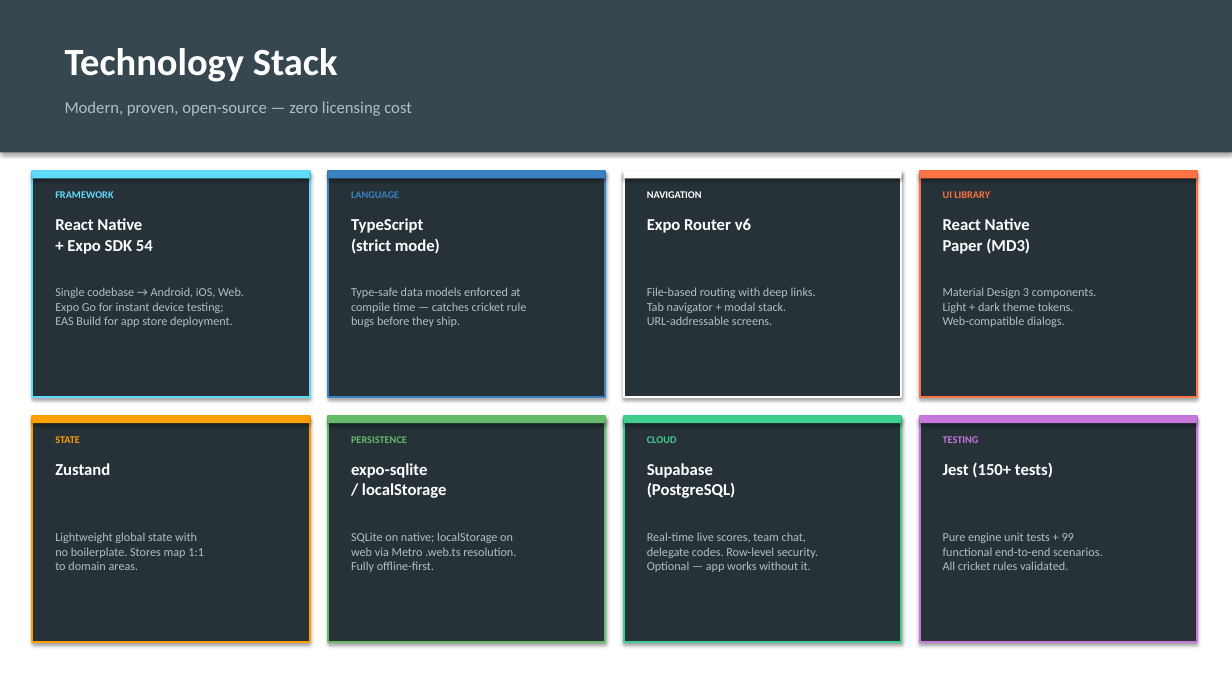
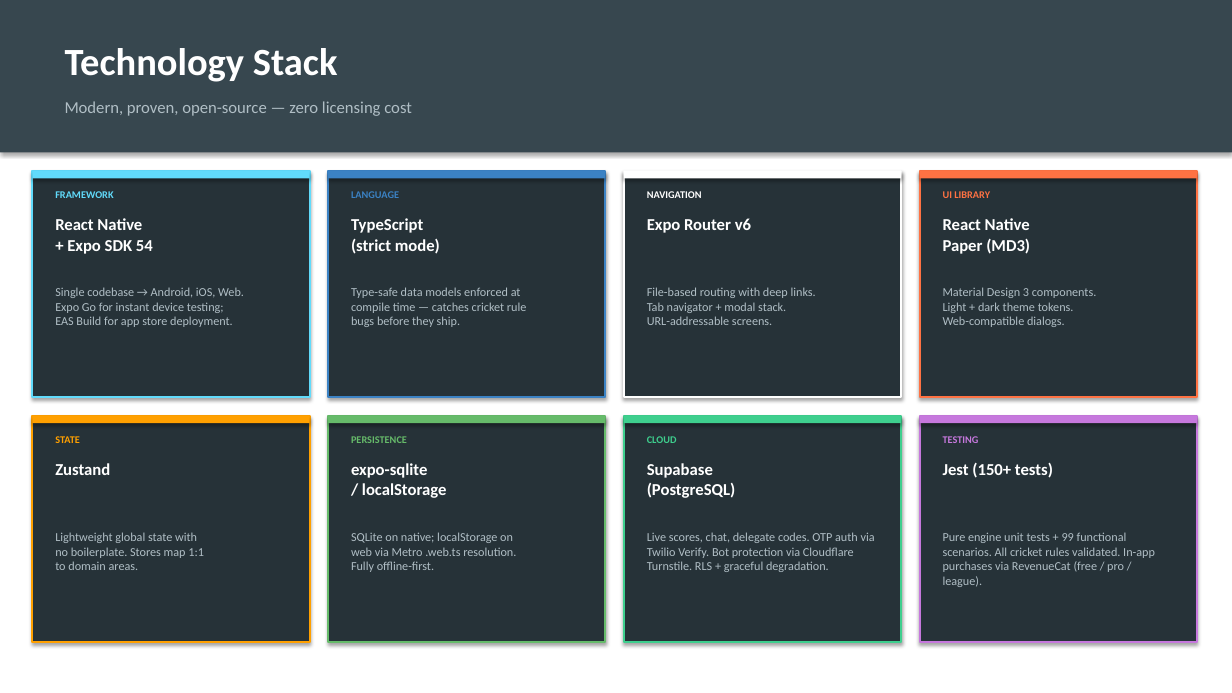
Before and after one commit to mrkalakota-repo/CricketScoringPro, a slide deck: slide 4 of docs/GullyCricketScorer_Executive.pptx. Drawn at 1232x693 pixels with LibreOffice and Linux fonts; fonts in the diff are those of the drawing. Boxes give left, top, right and bottom in pixels: in the first picture for what was removed or moved away, otherwise in the second. Text is boxed around its words. In the diff, an @@ line names an element or a change of style, - is before the commit and + after.

```diff
--- a/docs/GullyCricketScorer_Executive.pptx
+++ b/docs/GullyCricketScorer_Executive.pptx
@@ text at <box>647,532,875,572</box>: text changed @@
-Real-time live scores, team chat,
-delegate codes. Row-level security.
-Optional — app works without it.
+Live scores, chat, delegate codes. OTP auth via Twilio Verify. Bot protection via Cloudflare Turnstile. RLS + graceful degradation.
@@ text at <box>943,532,1155,587</box>: text changed @@
-Pure engine unit tests + 99
-functional end-to-end scenarios.
-All cricket rules validated.
+Pure engine unit tests + 99 functional scenarios. All cricket rules validated. In-app purchases via RevenueCat (free / pro / league).
```
Also in this commit, not shown: 5 other slides changed, 4 other files.
